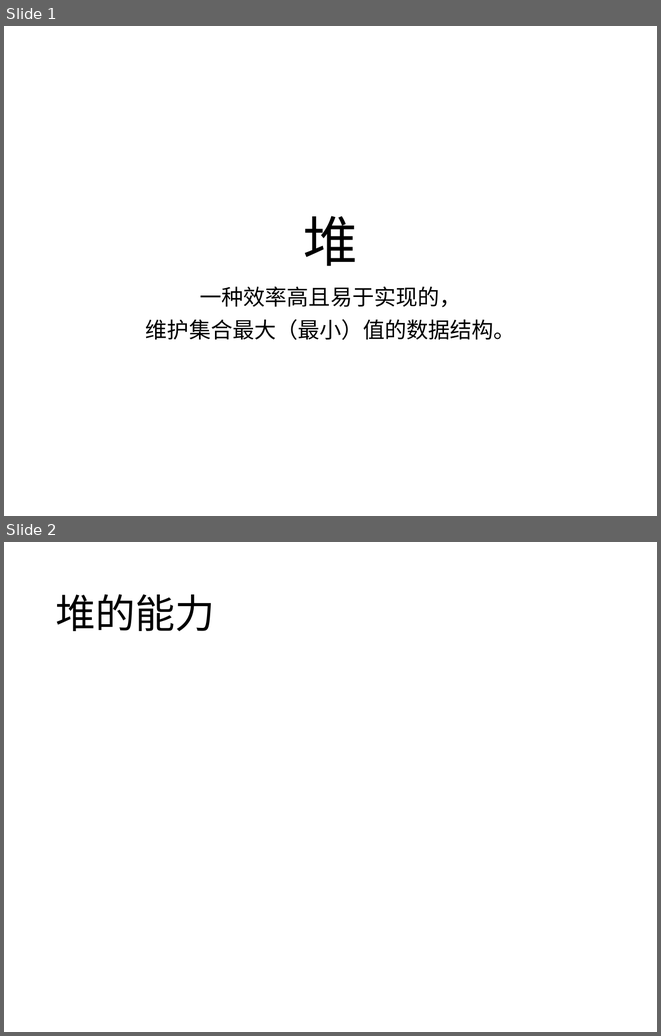
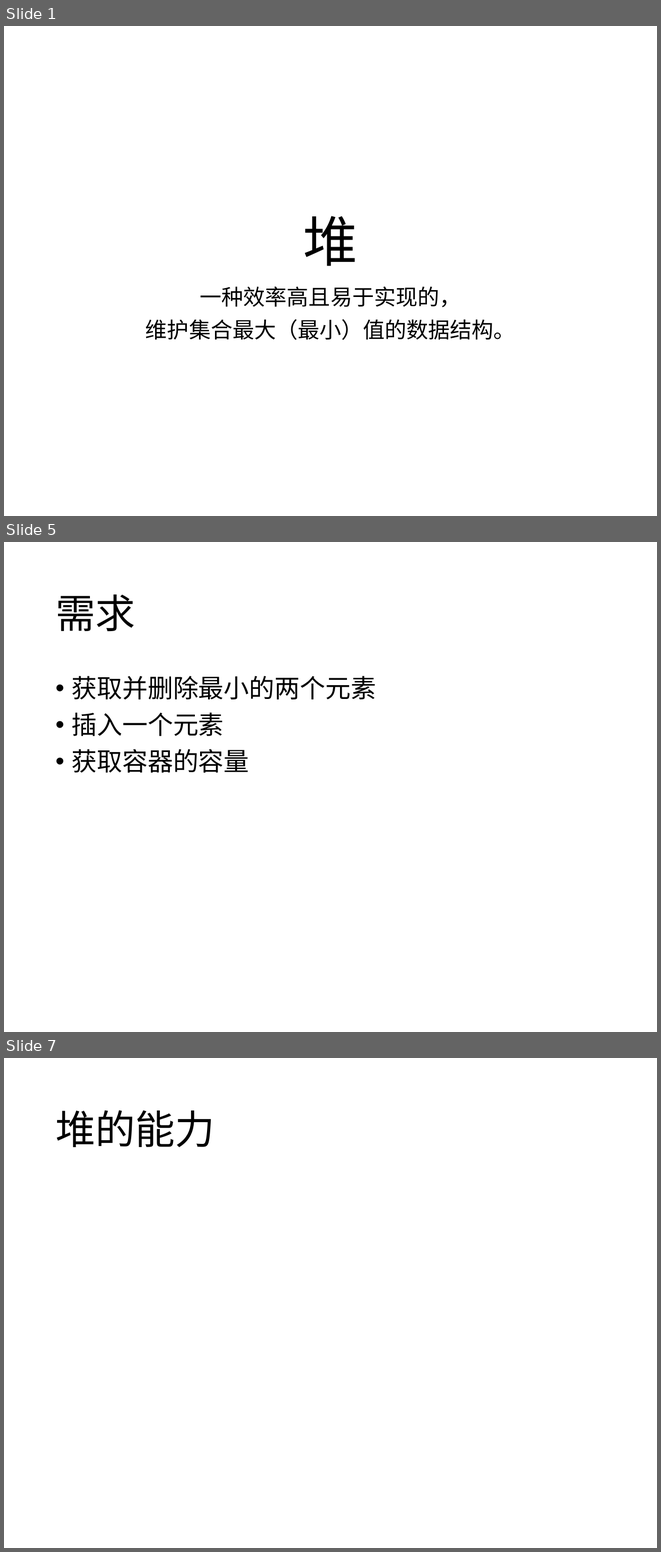
Before and after one commit to A0nameless0man/Pile, a slide deck: Algorithms/Data_Structure/HeapBasedPriorityQueue/Heap.pptx. Shown one above the other, each under a label of ours: slides 1 and 2 before the commit, slides 1, 5 and 7 after it; the slides between them are not shown. The pictures are 661x1036 and 661x1552 pixels, drawn with LibreOffice and Linux fonts; fonts in the diff are those of the drawing; grey boxes stand for pictures. Boxes give left, top, right and bottom in pixels: in the first picture for what was removed or moved away, otherwise in the second. Text is boxed around its words. In the diff, an @@ line names an element or a change of style, - is before the commit and + after.

```diff
--- a/Algorithms/Data_Structure/HeapBasedPriorityQueue/Heap.pptx
+++ b/Algorithms/Data_Structure/HeapBasedPriorityQueue/Heap.pptx
@@ slide 5 added at <box>4,542,657,1032</box>, background #FFFFFF @@
@@ title added at <box>55,594,135,632</box>, 44 pt, text #000000 @@
+需求
@@ text added at <box>72,676,376,773</box>, 28 pt, text #000000 @@
+• 获取并删除最小的两个元素
+• 插入一个元素
+• 获取容器的容量
@@ what was slide 2 is now slide 7 @@
```
Also in this commit, not shown: 2 slides changed, 5 other slides added.
